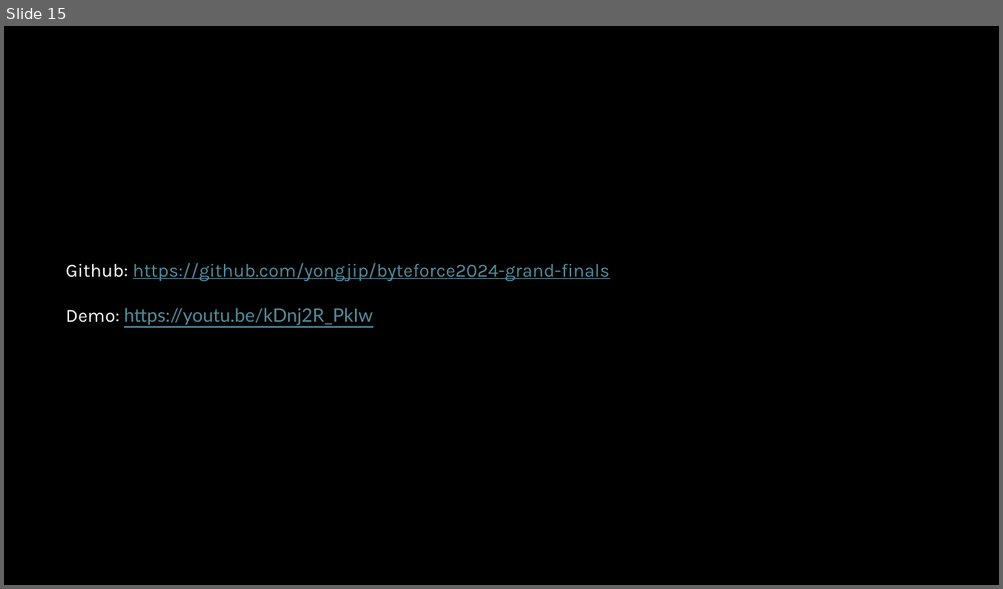
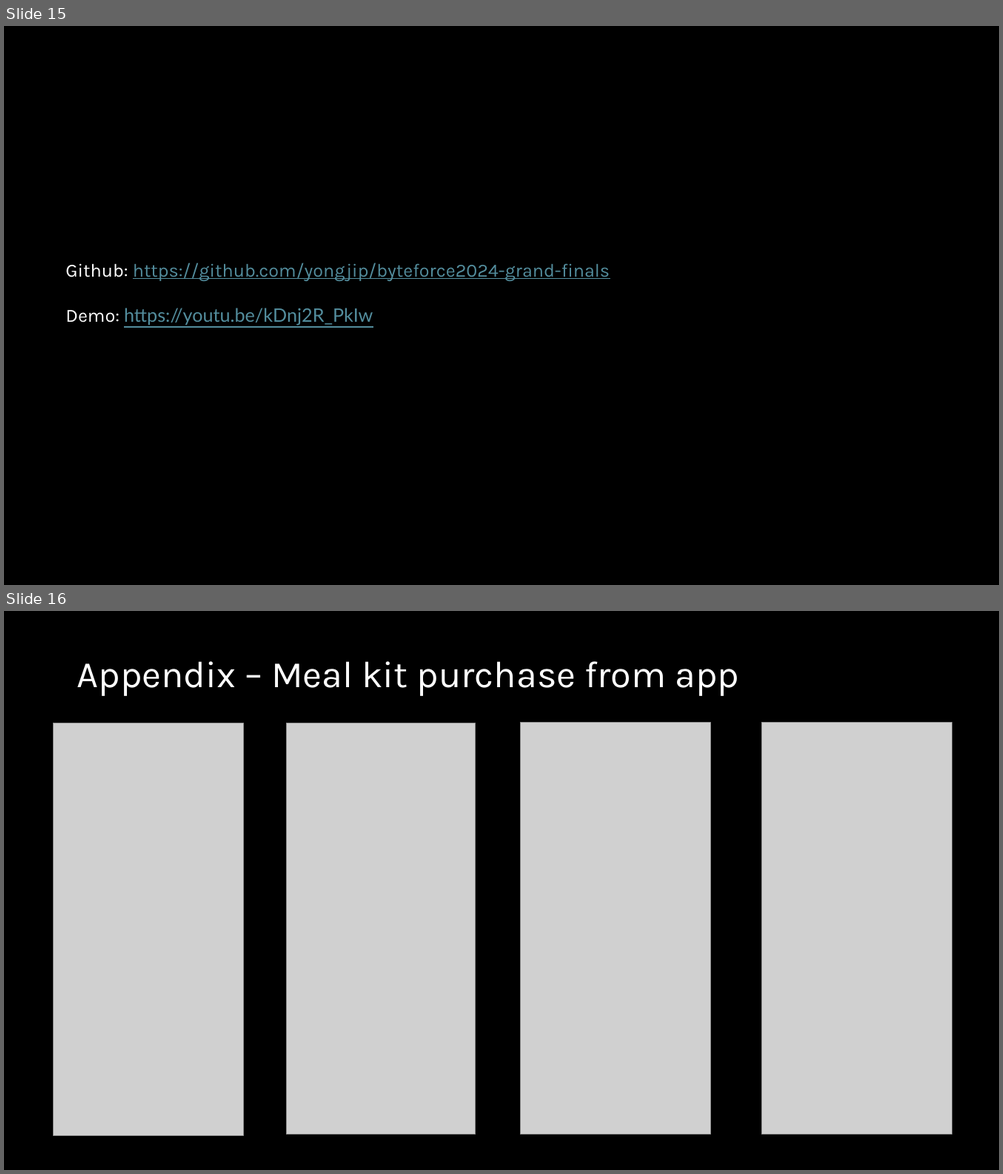
Before and after one commit to yongjip/byteforce2024-grand-finals, a slide deck: hack_global_2024.pptx. Shown one above the other, each under a label of ours: slide 15 before the commit, slides 15 and 16 after it. The pictures are 1003x589 and 1003x1174 pixels, drawn with LibreOffice and Linux fonts; fonts in the diff are those of the drawing; grey boxes stand for pictures. Boxes give left, top, right and bottom in pixels: in the first picture for what was removed or moved away, otherwise in the second. Text is boxed around its words. In the diff, an @@ line names an element or a change of style, - is before the commit and + after.

Commit message:
updated ppt

```diff
--- a/hack_global_2024.pptx
+++ b/hack_global_2024.pptx
@@ slide 16 added at <box>4,611,999,1170</box>, background #000000 @@
@@ text added at <box>77,661,739,696</box>, 36 pt, text #FFFFFF @@
+Appendix – Meal kit purchase from app
@@ picture added at <box>54,723,243,1136</box> @@
@@ picture added at <box>286,723,475,1136</box> @@
@@ picture added at <box>521,722,710,1135</box> @@
@@ picture added at <box>762,722,951,1135</box> @@
```
